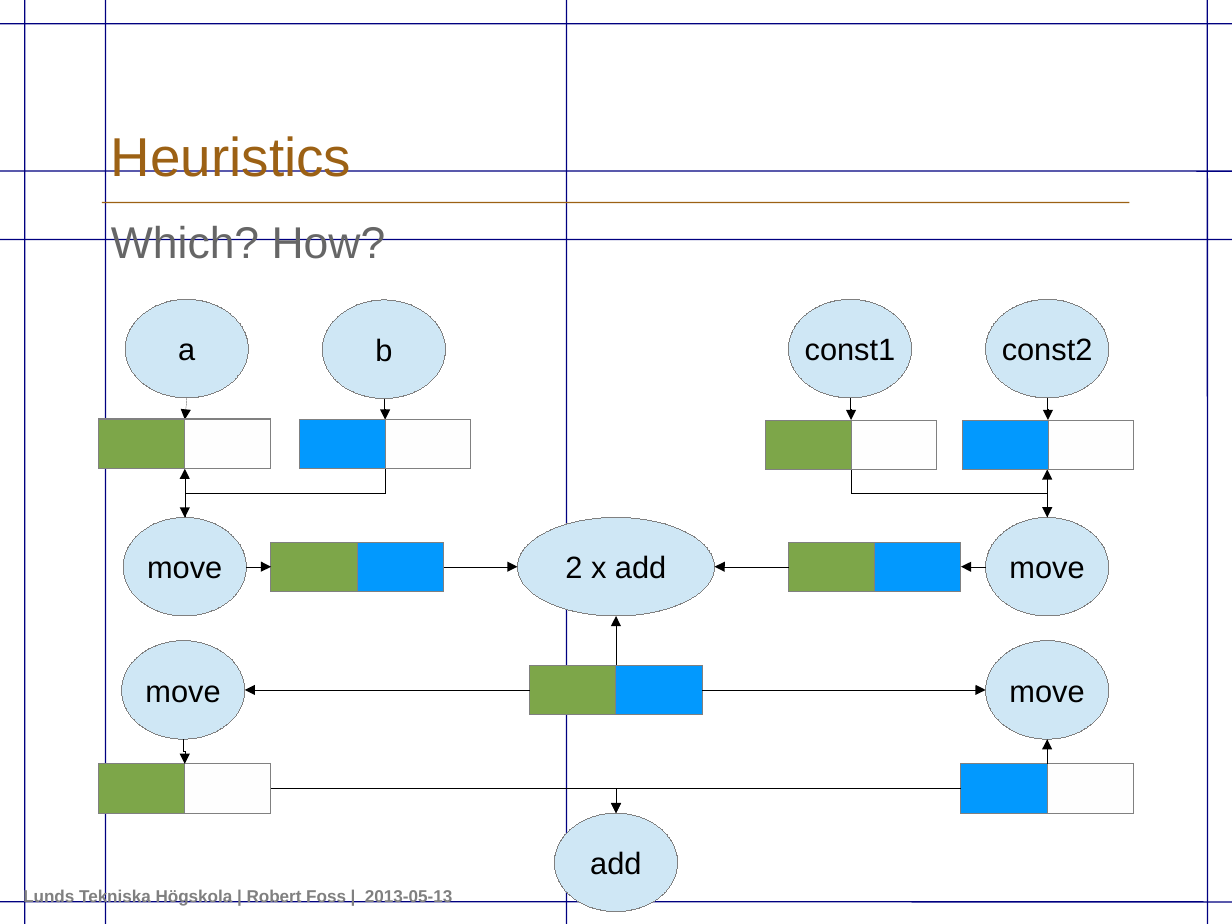
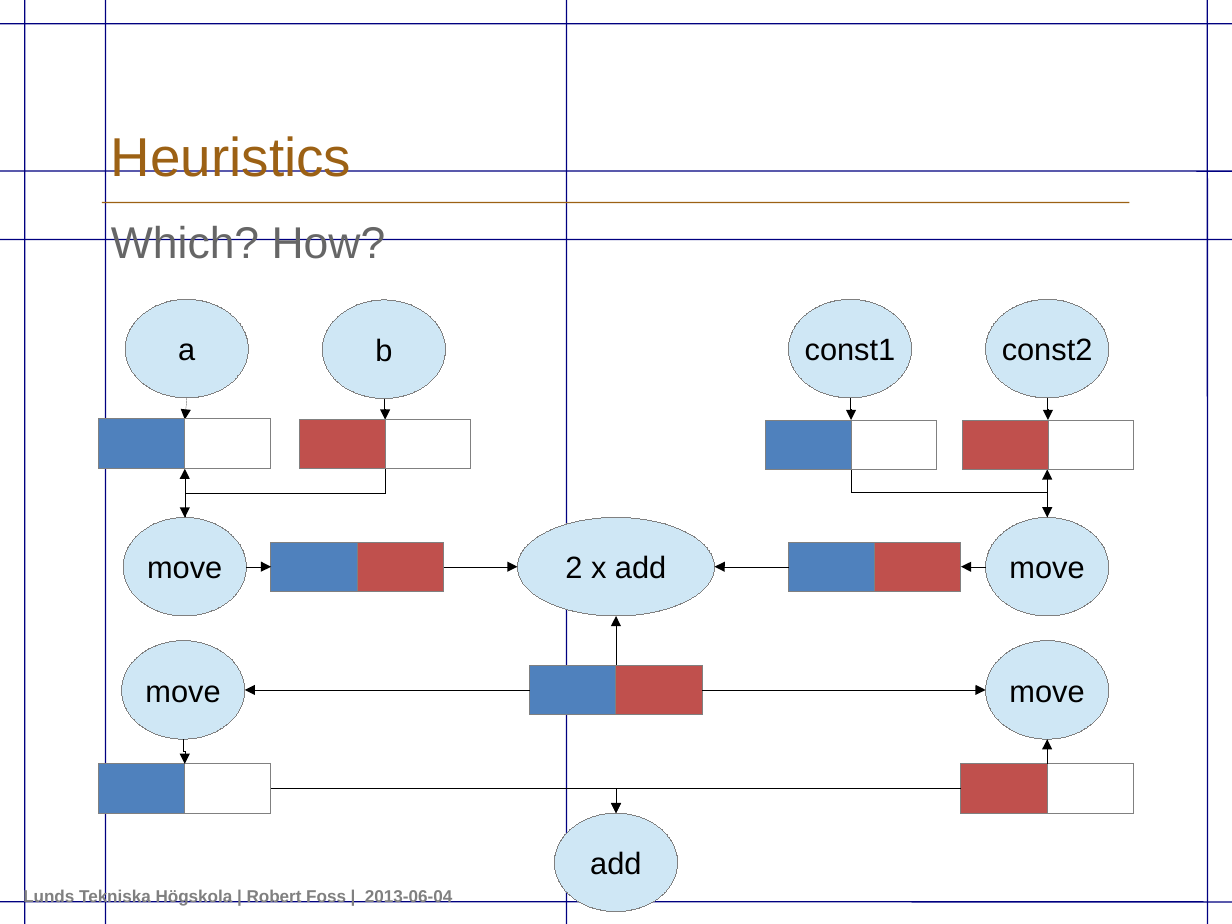
Before and after one commit to robertfoss/masters_thesis, a slide deck: slide 33 of presentation/presentation.odp (slide 34 before the commit). Drawn at 1232x924 pixels with LibreOffice and Linux fonts; fonts in the diff are those of the drawing. Boxes give left, top, right and bottom in pixels: in the first picture for what was removed or moved away, otherwise in the second. Text is boxed around its words. In the diff, an @@ line names an element or a change of style, - is before the commit and + after.

```diff
--- a/presentation/presentation.odp
+++ b/presentation/presentation.odp
@@ rectangle removed at (99,419,271,468) @@
@@ rectangle removed at (299,419,471,468) @@
@@ rectangle removed at (765,420,936,469) @@
@@ fill #0099FF to #C0504D in 6 elements at (357,542,444,591), (875,542,961,591), (616,665,702,715), (961,764,1047,813), (299,419,386,468), (962,420,1048,469) @@
@@ rectangle removed at (962,420,1133,469) @@
@@ elbow arrow (851, 469) - (1047, 517): route changed @@
@@ rectangle removed at (271,542,444,591) @@
@@ rectangle removed at (788,542,961,591) @@
@@ rectangle removed at (530,665,702,715) @@
@@ fill #7DA647 to #4F81BD in 6 elements at (271,542,357,591), (788,542,875,591), (530,665,616,715), (99,419,185,468), (765,420,851,469), (99,764,185,813) @@
@@ rectangle removed at (99,764,271,813) @@
@@ rectangle removed at (961,764,1133,813) @@
@@ text at (23,888,452,906): text changed @@
-Lunds Tekniska Högskola | Robert Foss | 2013-05-13
+Lunds Tekniska Högskola | Robert Foss | 2013-06-04
```
Also in this commit, not shown: 49 other slides changed, 2 slides removed, 1 other file.
